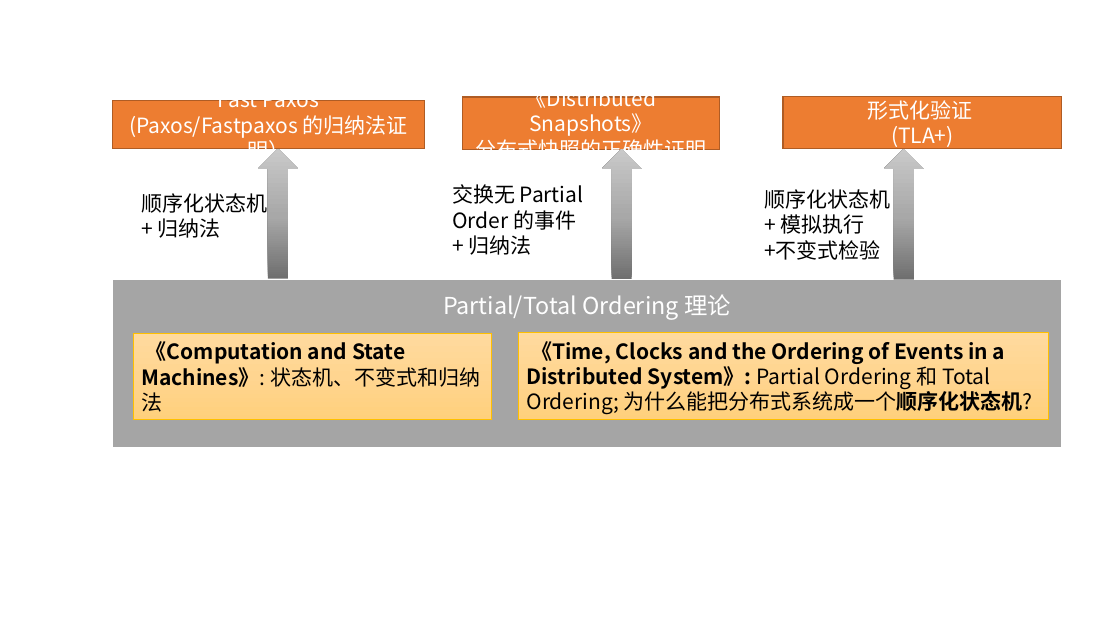
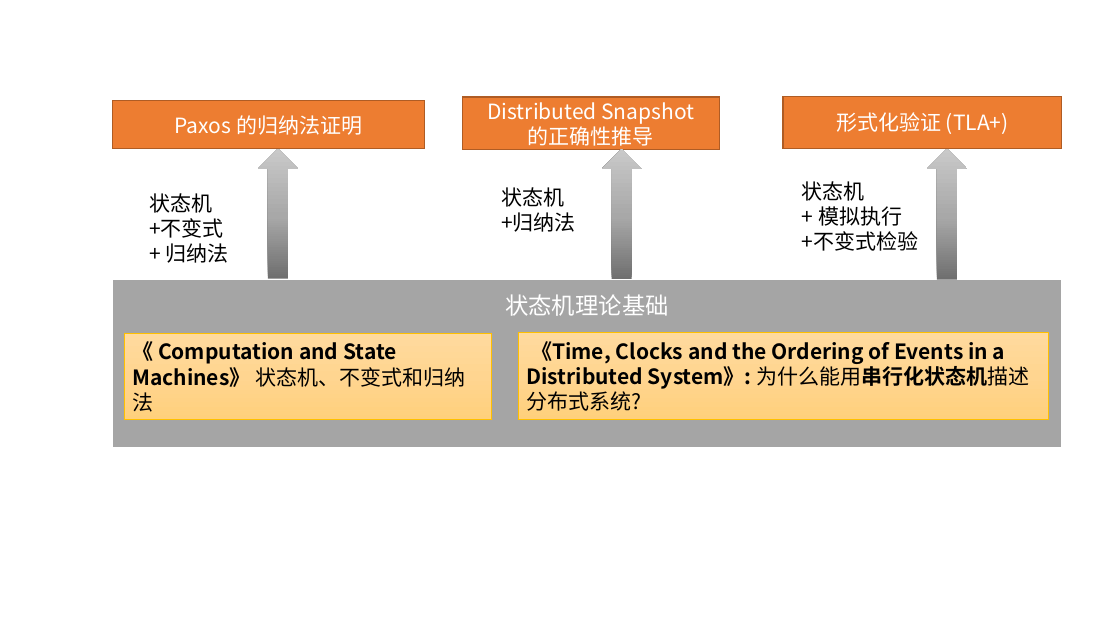
Before and after one commit to db-storage/tla_articles, a slide deck: slide 1 of StateMachine.pptx. Drawn at 1120x630 pixels with LibreOffice and Linux fonts; fonts in the diff are those of the drawing. Boxes give left, top, right and bottom in pixels: in the first picture for what was removed or moved away, otherwise in the second. Text is boxed around its words. In the diff, an @@ line names an element or a change of style, - is before the commit and + after.

```diff
--- a/StateMachine.pptx
+++ b/StateMachine.pptx
@@ text in rectangle at <box>175,115,362,135</box>: text changed @@
-Fast Paxos
-(Paxos/Fastpaxos 的归纳法证明）
+Paxos 的归纳法证明
@@ text in rectangle at <box>487,102,694,146</box>: text changed @@
-《Distributed Snapshots》
-分布式快照的正确性证明
+Distributed Snapshot
+的正确性推导
@@ text in rectangle at <box>836,112,1009,134</box>: text changed @@
-形式化验证
-(TLA+)
+形式化验证 (TLA+)
@@ up arrow: place and size @@
-up arrow at <box>884,149,924,280</box>
+up arrow at <box>927,149,967,280</box>
@@ text "状态机": place and size @@
-text "状态机" at <box>764,189,890,260</box>
+text "状态机" at <box>802,181,919,251</box>
@@ text "状态机": place and size @@
-text "状态机" at <box>141,193,267,238</box>
+text "状态机" at <box>149,193,229,263</box>
@@ text at <box>149,193,224,238</box>: text changed @@
-顺序化状态机
+状态机
++不变式
@@ text at <box>501,187,576,232</box>: text changed @@
-交换无 Partial Order 的事件
-+ 归纳法
+状态机
++归纳法
@@ text at <box>802,181,865,201</box>: text changed @@
-顺序化状态机
+状态机
@@ text in rectangle at <box>505,294,669,316</box>: text changed @@
-Partial/Total Ordering 理论
+状态机理论基础
@@ rectangle "《 Computation and State Machines》 ...": place and size @@
-rectangle "《 Computation and State Machines》 ..." at <box>133,334,492,420</box>
+rectangle "《 Computation and State Machines》 ..." at <box>124,334,492,420</box>
@@ text in rectangle at <box>132,341,465,412</box>: text changed @@
-《Computation and State Machines》: 状态机、不变式和归纳法
+《 Computation and State Machines》 状态机、不变式和归纳法
@@ text in rectangle at <box>526,341,1030,411</box>: text changed @@
-《Time, Clocks and the Ordering of Events in a Distributed System》: Partial Ordering 和 Total Ordering; 为什么能把分布式系统成一个顺序化状态机?
+《Time, Clocks and the Ordering of Events in a Distributed System》: 为什么能用串行化状态机描述分布式系统?
```
Also in this commit, not shown: 1 other file.
